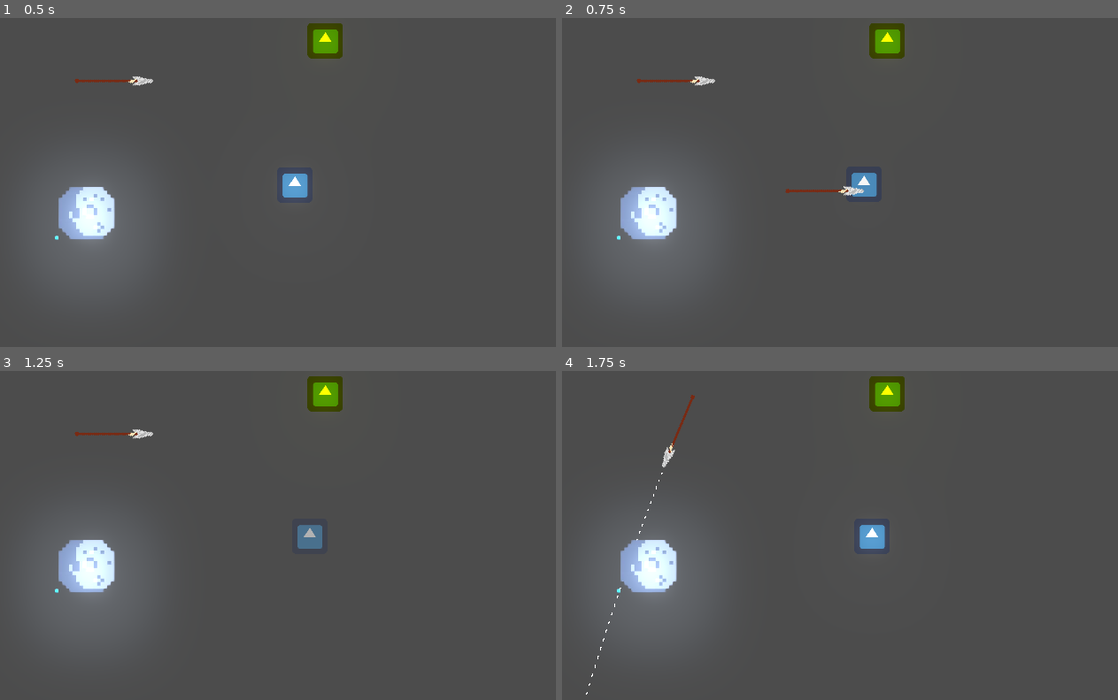
Above: before the commit, frames 1-4 (two rows, left to right).
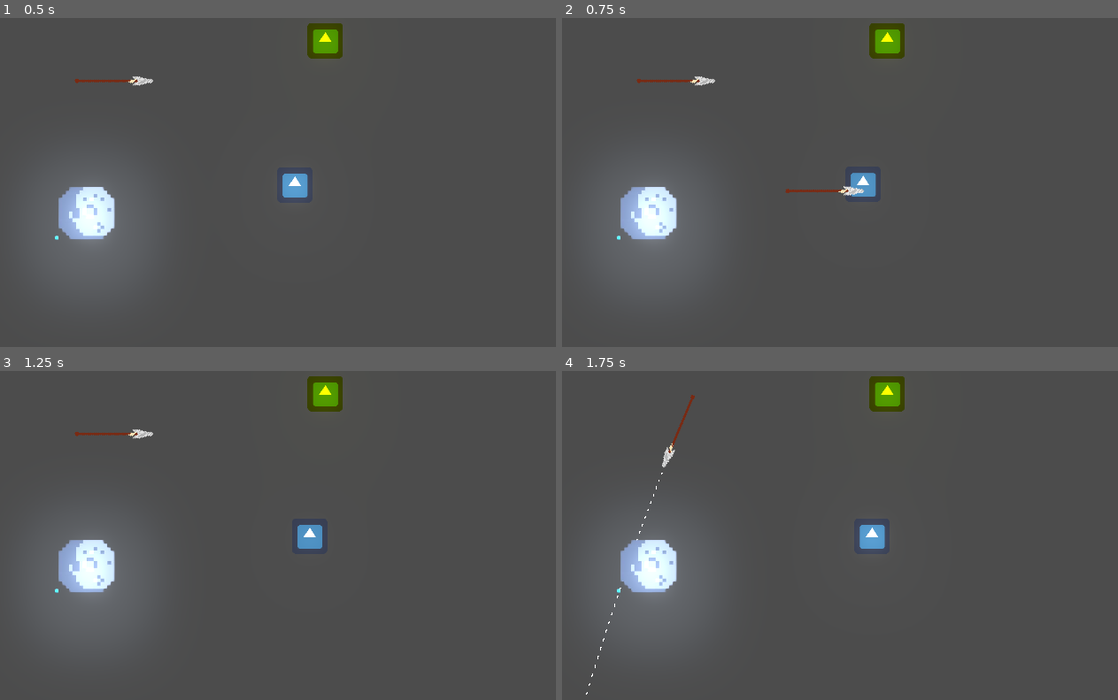
Above: after the commit, the same moments.

Repository: gjpp-go-dot/naia-game
Game: Godot game, scene res://scenes/Workspace.tscn
Same seed, same stepped clock (60 frames per second), same inputs: the game is played once before the commit and once after it. This scene is started directly instead of the project's main scene. The engine's default icon, where the game draws it, is replaced by a stand-in: a white triangle on a blue panel in a dark square.
Inputs (mouse positions are in pixels of both pictures, inside the frame that each line leads up to):
- Up to frame 1 (0.5 s): no input
- Up to frame 2 (0.75 s): tap Enter (ui_accept) at 0.5 s; move the mouse to (917, 172) at 0.52 s; hold Right (ui_right) from 0.53 s (still down); tap Space (attack_melee) at 0.6 s
- Up to frame 3 (1.25 s): keep holding Right (ui_right); tap Enter (ui_accept) at 0.77 s
- Up to frame 4 (1.75 s): keep holding Right (ui_right); move the mouse to (623, 565) at 1.27 s; right-click (623, 565) at 1.35 s; tap Enter (ui_accept) at 1.52 s

Frame 1 is identical in both runs. In frame 2, less than 0.1% of the frame differs, in the area x 51-57%, y 47-55%; in frame 3, 0.3%, in the area x 53-58%, y 46-55%; in frame 4, less than 0.1%.

Commit message:
Atualizado formato de colisão para a lança

Diff:
--- a/scenes/objects/Spear.tscn
+++ b/scenes/objects/Spear.tscn
@@ -10,8 +10,9 @@
 [sub_resource type="ShaderMaterial" id=2]
 shader = ExtResource( 2 )
 
-[sub_resource type="RectangleShape2D" id=3]
-extents = Vector2( 19, 8 )
+[sub_resource type="CapsuleShape2D" id=3]
+radius = 6.90389
+height = 22.1523
 
 [node name="Spear" type="RigidBody2D"]
 mass = 0.816326
@@ -36,7 +37,8 @@
 [node name="Area2D" type="Area2D" parent="."]
 
 [node name="CollisionShape2D" type="CollisionShape2D" parent="Area2D"]
-position = Vector2( 49, 0 )
+position = Vector2( 48, -1.13687e-13 )
+rotation = 1.58038
 shape = SubResource( 3 )
 
 [connection signal="body_entered" from="." to="." method="_on_Spear_body_entered"]
